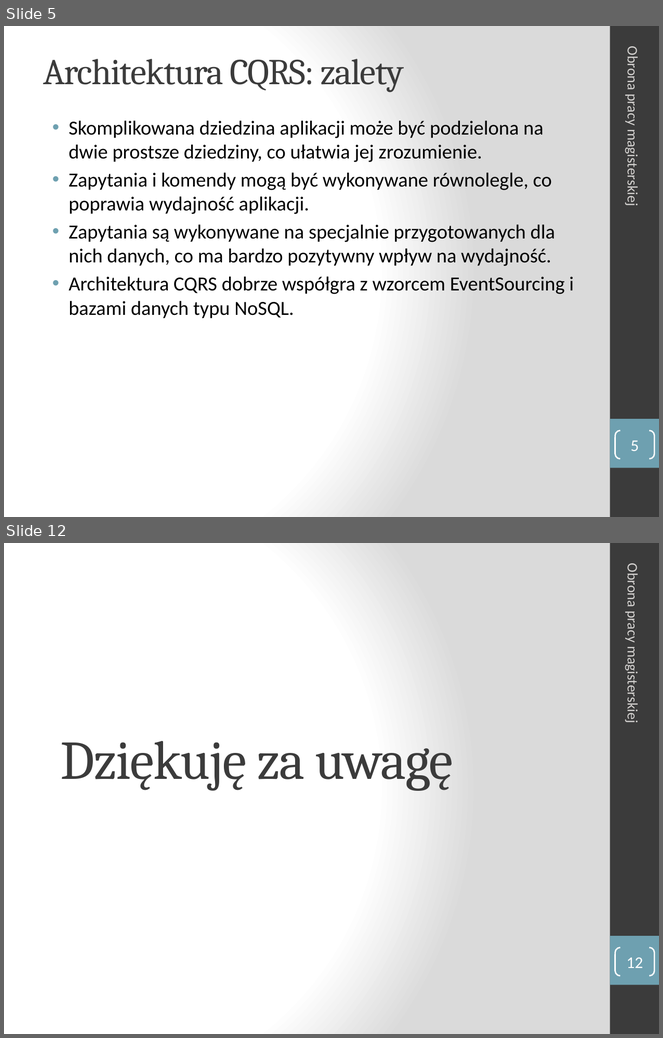
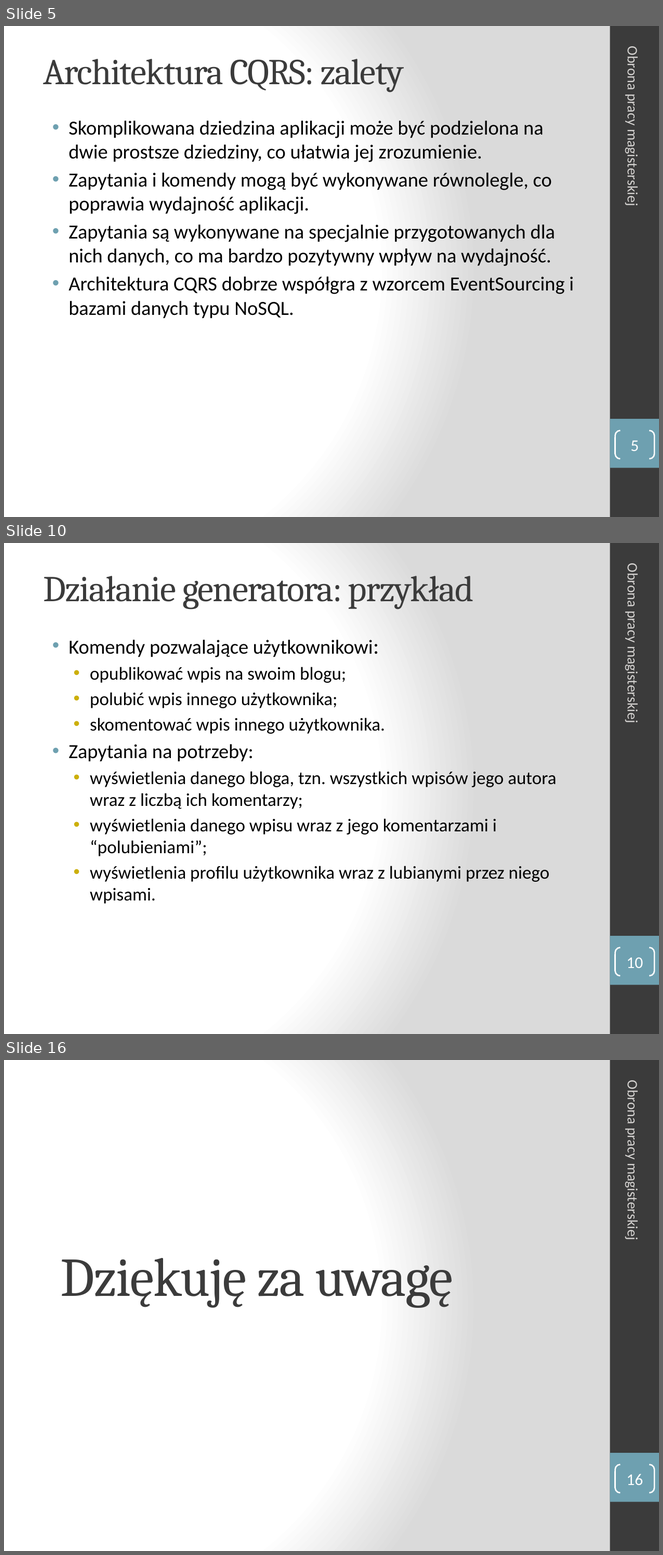
Before and after one commit to manisero/MasterThesis, a slide deck: thesis/presentation/presentation.pptx. Shown one above the other, each under a label of ours: slides 5 and 12 before the commit, slides 5, 10 and 16 after it; the slides between them are not shown. The pictures are 663x1038 and 663x1555 pixels, drawn with LibreOffice and Linux fonts; fonts in the diff are those of the drawing. Boxes give left, top, right and bottom in pixels: in the first picture for what was removed or moved away, otherwise in the second. Text is boxed around its words. In the diff, an @@ line names an element or a change of style, - is before the commit and + after.

```diff
--- a/thesis/presentation/presentation.pptx
+++ b/thesis/presentation/presentation.pptx
@@ slide 10 added at (4, 543, 659, 1034), background gradient #FFFFFF to #DADADA; not listed: 2 template elements that a slide beside it also shows @@
@@ text added at (624, 567, 642, 721), 16 pt, text #D4D2D0 @@
+Obrona pracy magisterskiej
@@ title added at (44, 576, 474, 609), 40 pt, text #3B3B3B @@
+Działanie generatora: przykład
@@ text added at (68, 640, 556, 904), 20 pt, text #000000 @@
+• Komendy pozwalające użytkownikowi:
+  • opublikować wpis na swoim blogu;
+  • polubić wpis innego użytkownika;
+  • skomentować wpis innego użytkownika.
+• Zapytania na potrzeby:
+  • wyświetlenia danego bloga, tzn. wszystkich wpisów jego autora wraz z liczbą ich komentarzy;
+  • wyświetlenia danego wpisu wraz z jego komentarzami i “polubieniami”;
+  • wyświetlenia profilu użytkownika wraz z lubianymi przez niego wpisami.
@@ page number added at (616, 948, 655, 976), outline #FFFFFF 1.5 pt, 18 pt, text #FFFFFF @@
+10
@@ what was slide 12 is now slide 16 @@
@@ page number at (626, 1474, 643, 1485): text changed @@
-12
+16
```
Also in this commit, not shown: 7 slides changed, 4 other slides added, 1 slide removed, 6 other files.
